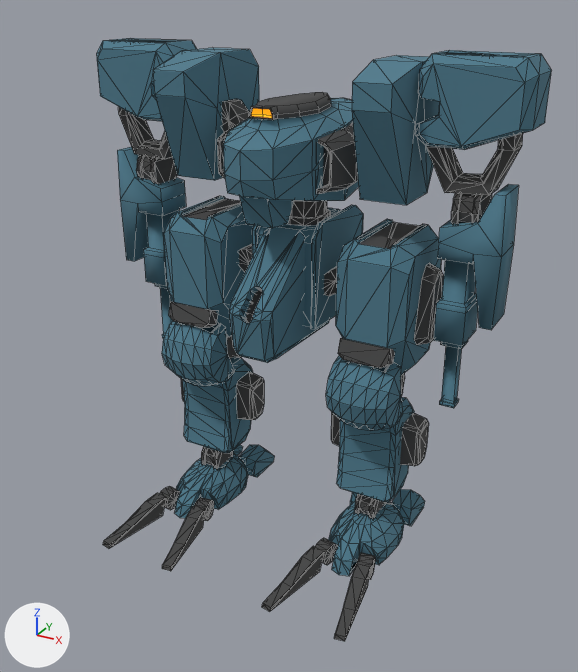
Two versions of the FBX model Assets/Models/mech.fbx, one commit apart.
One viewpoint serves both versions: a 50 mm lens placed at (0.181, -0.336, 0.271), pointed at (0.012, -0.029, 0.117). The lights are fixed; the arrows at lower left show +X, +Y and +Z. Mesh edges are drawn as thin lines.

Names of what the first picture shows: 'DOWN_body', 'L_hand_DOWN', 'L_hand_UP', 'L_leg_DOWN', 'L_leg_UP', 'R_hand_DOWN', 'R_hand_UP', 'R_leg_DOWN', 'R_leg_UP', 'UP_body'.
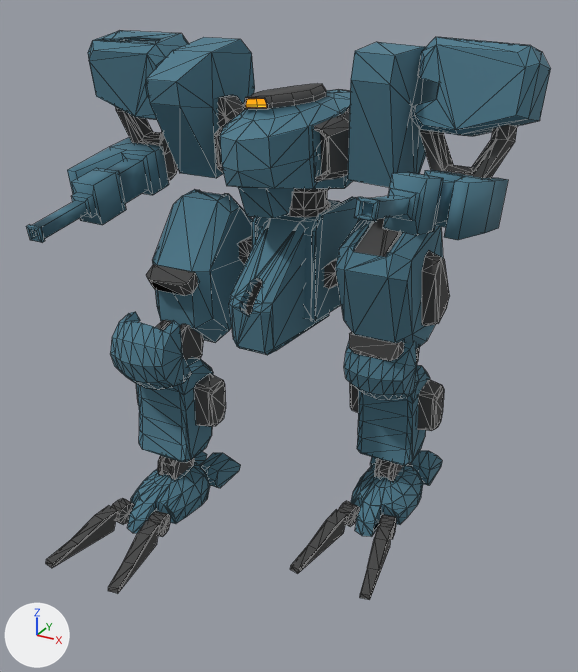
What changed in the scene script:
```text
Change ob_r_leg_up:
    ob_r_leg_up.location: (0.0318, -0.0027, 0.1459) -> (0.0318, -0.0027, 0.15)
    ob_r_leg_up.rotation_euler: (0.0, 0.0, 0.0) -> (0.347, 0.0, 0.0)  # degrees (0, 0, 0) -> degrees (20, 0, 0)
Change ob_l_leg_down:
    ob_l_leg_down.location: (-0.0483, 0.0006, 0.086) -> (-0.0483, -0.0383, 0.1017)
    ob_l_leg_down.rotation_euler: (0.0, 0.0, 0.0) -> (-0.000333, 0.0, 0.0)  # degrees (0, 0, 0)
Change ob_up_body:
    ob_up_body.location: (-0.0001, 0.0019, 0.1776) -> (-0.0001, 0.0019, 0.1817)
    ob_up_body.rotation_euler: (0.0, 0.0, 0.0) -> (0.0, -0.0639, 0.0)  # degrees (0, 0, 0) -> degrees (0, -3.7, 0)
Change ob_l_hand_down:
    ob_l_hand_down.location: (-0.0853, 0.0029, 0.1814) -> (-0.088, 0.0083, 0.1844)
    ob_l_hand_down.rotation_euler: (0.0, 0.0, 0.0) -> (-1.398, 0.0137, 0.00242)  # degrees (0, 0, 0) -> degrees (-80, 0.8, 0.1)
Change ob_r_hand_up:
    ob_r_hand_up.location: (0.0389, 0.0009, 0.2136) -> (0.0365, 0.0009, 0.22)
    ob_r_hand_up.rotation_euler: (0.0, 0.0, 0.0) -> (-0.173, 0.0535, -0.00936)  # degrees (0, 0, 0) -> degrees (-10, 3.1, -0.5)
Change ob_r_leg_down:
    ob_r_leg_down.location: (0.0483, 0.0006, 0.086) -> (0.0483, 0.0208, 0.0947)
    ob_r_leg_down.rotation_euler: (0.0, 0.0, 0.0) -> (0.0861, 0.0, 0.0)  # degrees (0, 0, 0) -> degrees (4.9, 0, 0)
Change ob_l_hand_up:
    ob_l_hand_up.location: (-0.0389, 0.0009, 0.2136) -> (-0.0411, 0.0009, 0.2151)
    ob_l_hand_up.rotation_euler: (0.0, 0.0, 0.0) -> (0.173, 0.0137, 0.00242)  # degrees (0, 0, 0) -> degrees (10, 0.8, 0.1)
Change ob_r_hand_down:
    ob_r_hand_down.location: (0.0853, 0.0029, 0.1814) -> (0.0811, -0.003, 0.1856)
    ob_r_hand_down.rotation_euler: (0.0, 0.0, 0.0) -> (-1.744, 0.0535, -0.00936)  # degrees (0, 0, 0) -> degrees (-100, 3.1, -0.5)
Change ob_l_leg_up:
    ob_l_leg_up.location: (-0.0312, -0.0027, 0.1459) -> (-0.0312, -0.0027, 0.15)
    ob_l_leg_up.rotation_euler: (0.0, 0.0, 0.0) -> (-0.691, 0.0, 0.0)  # degrees (0, 0, 0) -> degrees (-40, 0, 0)
Change ob_down_body:
    ob_down_body.location: (-0.0001, -0.0053, 0.1487) -> (-0.0001, -0.0053, 0.1528)
```

Location of each change, [x1, y1, x2, y2] in pixels of the pictures (578 x 672 px):
'L_leg_DOWN', moved, turned
    before: [103, 321, 275, 571]
    after: [46, 312, 241, 594]
'R_hand_UP', moved, turned
    before: [352, 50, 551, 205]
    after: [348, 37, 551, 187]
'R_leg_DOWN', moved, turned
    before: [262, 356, 429, 641]
    after: [290, 342, 444, 600]
'L_hand_UP', moved, turned
    before: [96, 38, 259, 180]
    after: [88, 30, 255, 178]
'R_hand_DOWN', moved, turned
    before: [433, 184, 519, 408]
    after: [355, 170, 508, 240]
'UP_body', moved, turned
    before: [217, 92, 359, 228]
    after: [214, 84, 352, 219]
'DOWN_body', moved
    before: [229, 200, 363, 363]
    after: [229, 189, 360, 355]
'R_leg_UP', moved, turned
    before: [336, 219, 444, 375]
    after: [335, 218, 450, 361]
'L_hand_DOWN', moved, turned
    before: [117, 147, 186, 338]
    after: [26, 137, 178, 243]
'L_leg_UP', moved, turned
    before: [164, 196, 254, 337]
    after: [146, 189, 253, 343]
